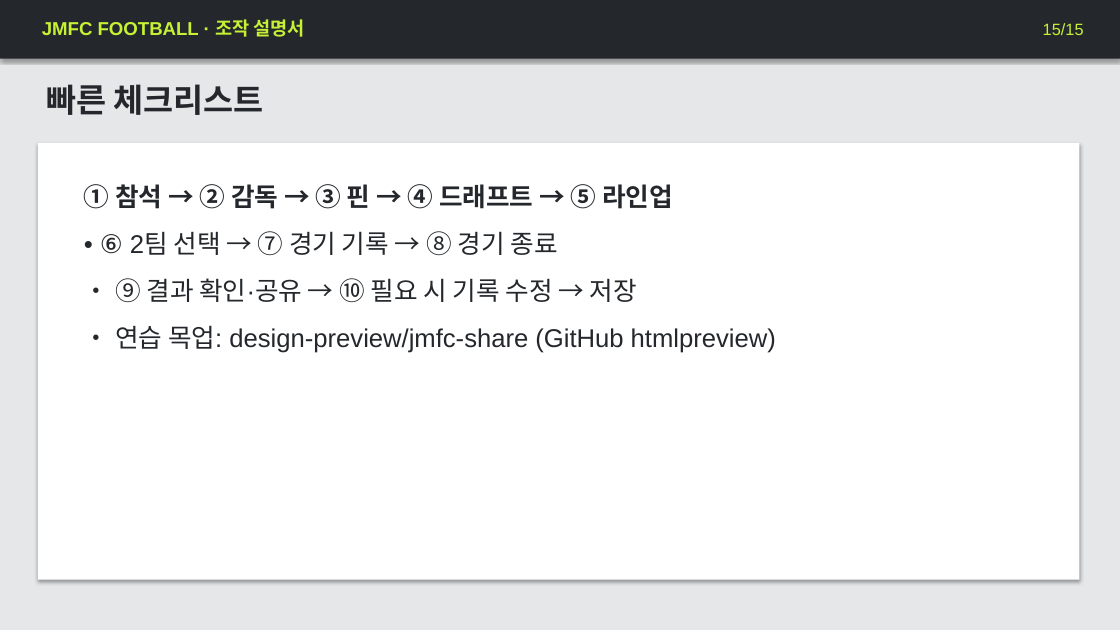
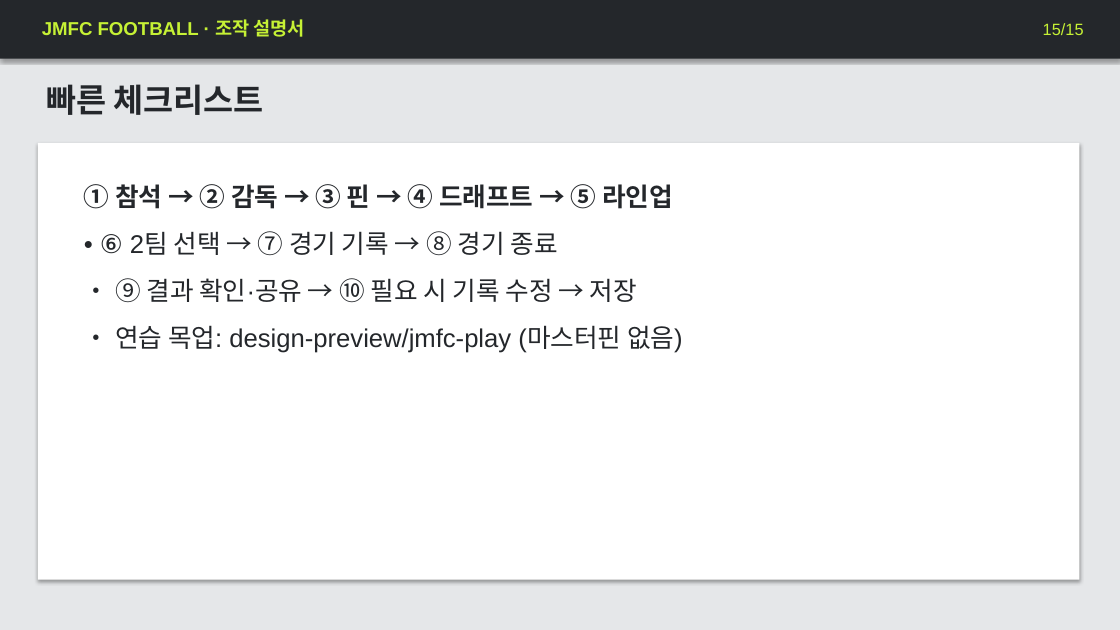
Before and after one commit to razawoos222-lab/futsal-manager, a slide deck: slide 15 of docs/jmfc-guide/JMFC_조작설명서.pptx. Drawn at 1120x630 pixels with LibreOffice and Linux fonts; fonts in the diff are those of the drawing. Boxes give left, top, right and bottom in pixels: in the first picture for what was removed or moved away, otherwise in the second. Text is boxed around its words. In the diff, an @@ line names an element or a change of style, - is before the commit and + after.

```diff
--- a/docs/jmfc-guide/JMFC_조작설명서.pptx
+++ b/docs/jmfc-guide/JMFC_조작설명서.pptx
@@ text at <box>115,325,683,353</box>: text changed @@
-• 연습 목업: design-preview/jmfc-share (GitHub htmlpreview)
+• 연습 목업: design-preview/jmfc-play (마스터핀 없음)
```
Also in this commit, not shown: 2 other files.
